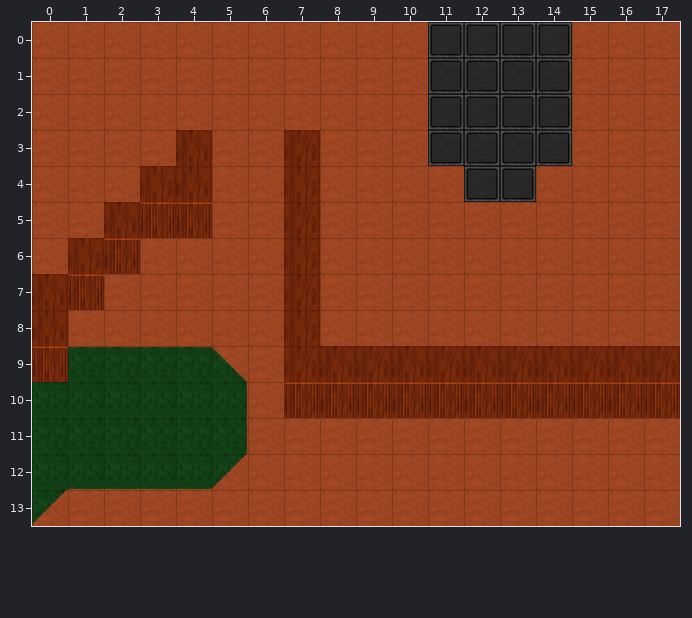
Level history. Tiled map: src/assets/map_tut.tmx. Above, as it was before the edit.
Cells are 64x64 px. Shown: x 0..17, y 0..13.
After:
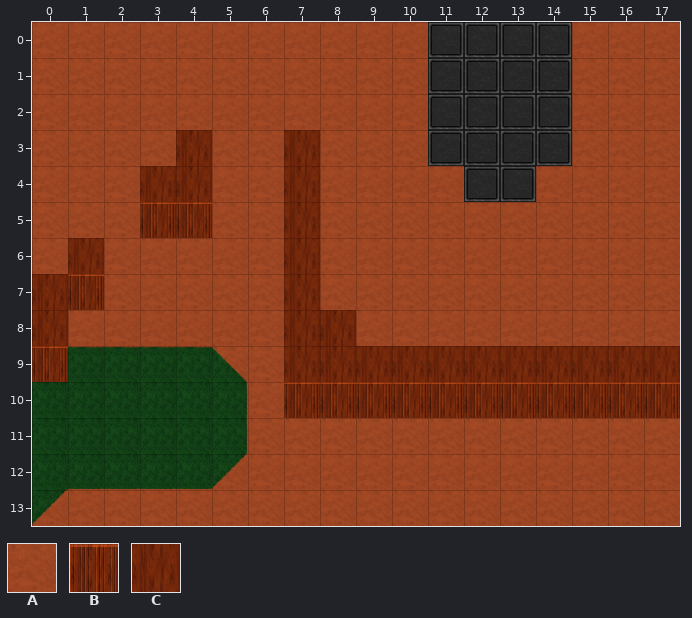
Key: from "tiles": A 0, B 12, C 13.
_ is an empty cell.
Changes in this commit:
Layer "Tile Layer 1":
y 5: x 2 C -> A
y 6: x 2 B -> A
y 8: x 8 A -> C
